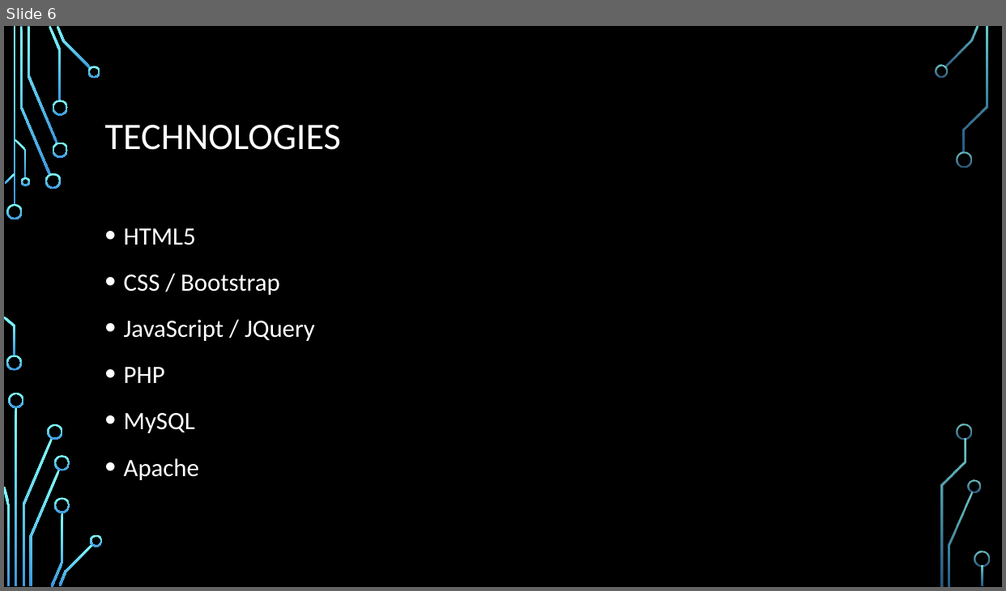
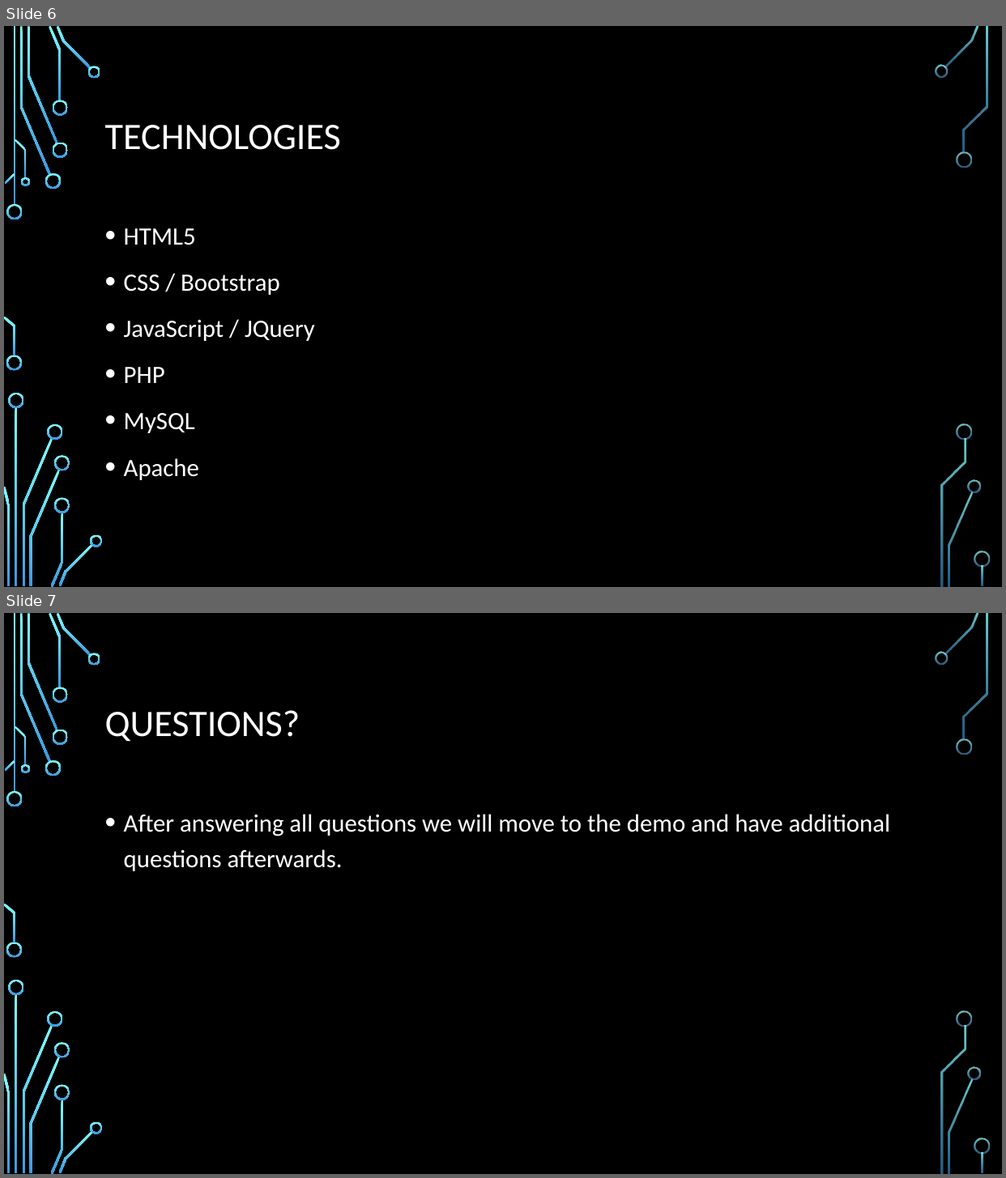
Before and after one commit to iantimmis/LTU_Billboard, a slide deck: LTU billboard.pptx. Shown one above the other, each under a label of ours: slide 6 before the commit, slides 6 and 7 after it. The pictures are 1006x591 and 1006x1178 pixels, drawn with LibreOffice and Linux fonts; fonts in the diff are those of the drawing; background and template pictures are left out. Boxes give left, top, right and bottom in pixels: in the first picture for what was removed or moved away, otherwise in the second. Text is boxed around its words. In the diff, an @@ line names an element or a change of style, - is before the commit and + after.

```diff
--- a/LTU billboard.pptx
+++ b/LTU billboard.pptx
@@ slide 7 added at [4, 613, 1002, 1174], background picture (left out); not listed: 36 template elements that a slide beside it also shows @@
@@ title added at [105, 710, 300, 741], 36 pt, text #FFFFFF @@
+QUESTIONS?
@@ text added at [124, 814, 890, 871], 24 pt, text #FFFFFF @@
+• After answering all questions we will move to the demo and have additional questions afterwards.
```
Also in this commit, not shown: 1 slide changed.
